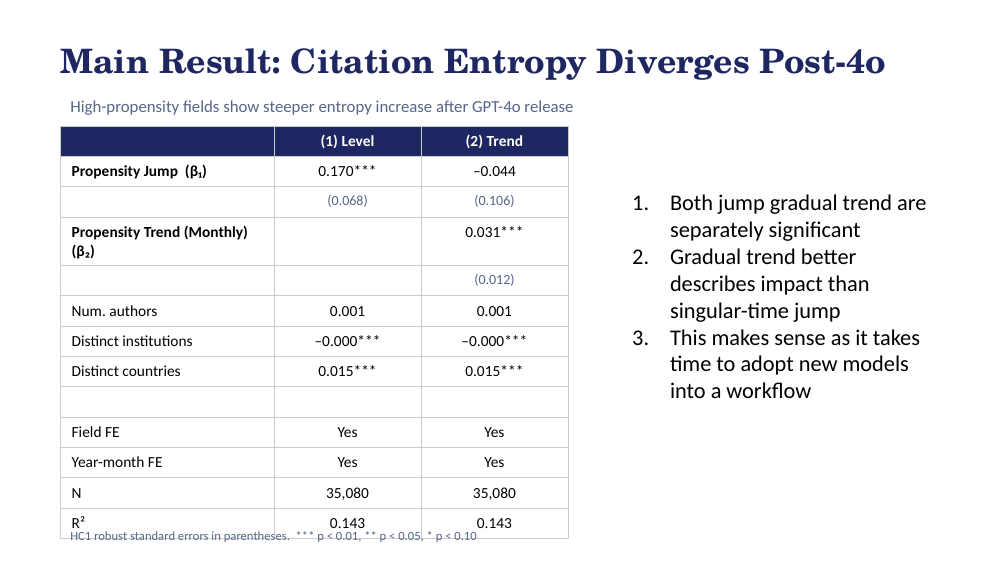
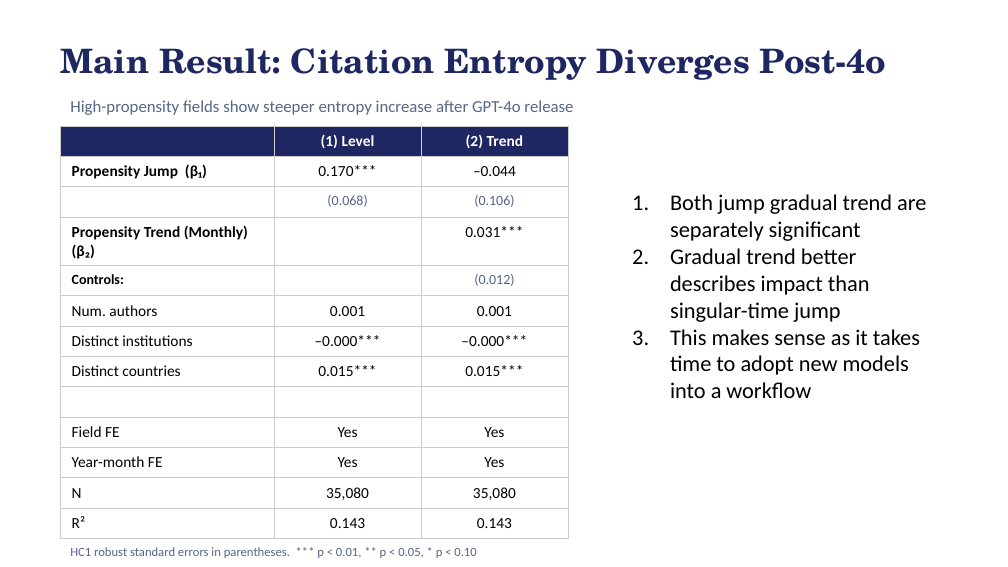
Before and after one commit to bheim/aig_final_project, a slide deck: slide 11 of presentation.pptx. Drawn at 1008x567 pixels with LibreOffice and Linux fonts; fonts in the diff are those of the drawing. Boxes give left, top, right and bottom in pixels: in the first picture for what was removed or moved away, otherwise in the second. Text is boxed around its words. In the diff, an @@ line names an element or a change of style, - is before the commit and + after.

```diff
--- a/presentation.pptx
+++ b/presentation.pptx
@@ table at [60, 126, 569, 538] @@
-row 5, column 1: 
+row 5, column 1: Controls:
@@ text "HC1 robust standard errors in ...": place and size @@
-text "HC1 robust standard errors in ..." at [70, 530, 476, 542]
+text "HC1 robust standard errors in ..." at [70, 547, 476, 558]
```
Also in this commit, not shown: 3 other slides changed, 3 slides added.
